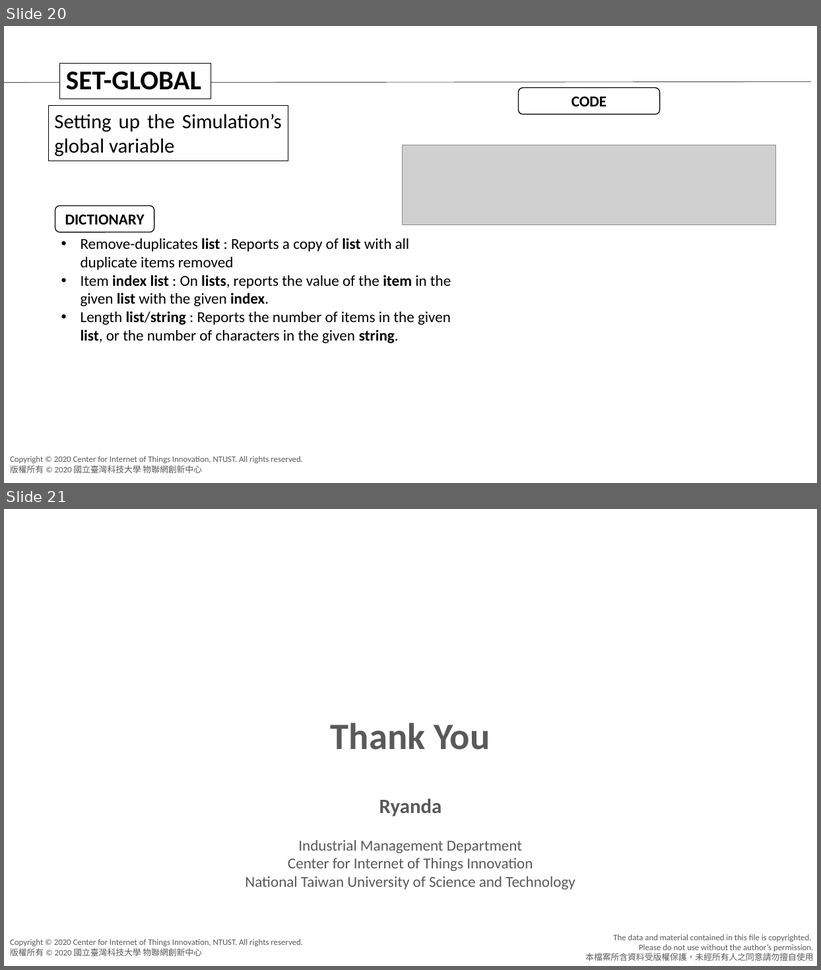
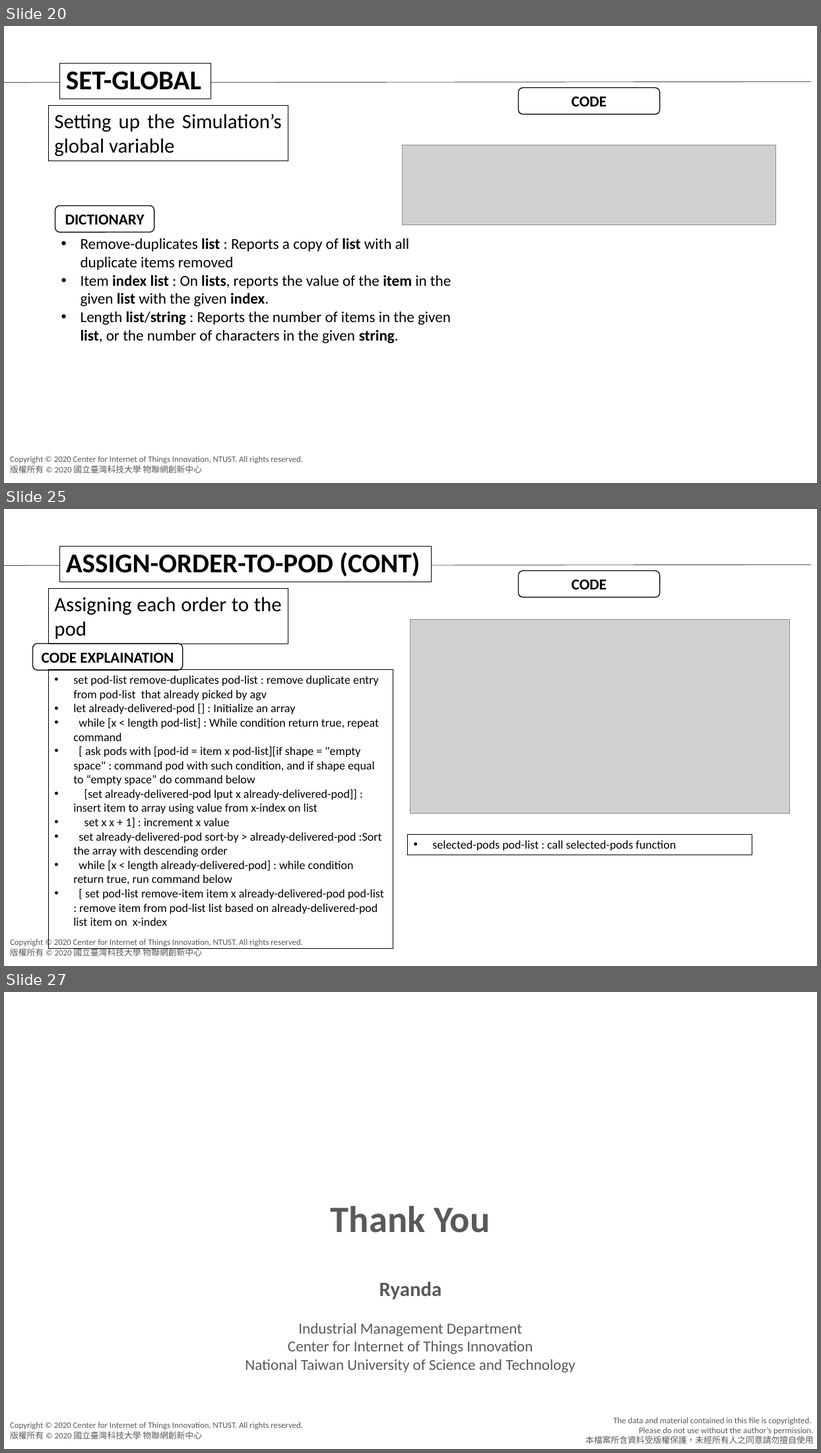
Before and after one commit to agnesyosephine/kiva, a slide deck: Tutorial/Code Learning-Ryanda.pptx. Shown one above the other, each under a label of ours: slides 20 and 21 before the commit, slides 20, 25 and 27 after it; the slides between them are not shown. The pictures are 821x970 and 821x1453 pixels, drawn with LibreOffice and Linux fonts; fonts in the diff are those of the drawing; grey boxes stand for pictures; background and template pictures are left out. Boxes give left, top, right and bottom in pixels: in the first picture for what was removed or moved away, otherwise in the second. Text is boxed around its words. In the diff, an @@ line names an element or a change of style, - is before the commit and + after.

Commit message:
update

```diff
--- a/Tutorial/Code Learning-Ryanda.pptx
+++ b/Tutorial/Code Learning-Ryanda.pptx
@@ slide 25 added at (4, 509, 817, 966), background #FFFFFF; not listed: 2 template elements that a slide beside it also shows @@
@@ rectangle added at (60, 546, 432, 582), fill #FFFFFF, outline #000000 0.75 pt, 32 pt, text #000000, bold @@
+ASSIGN-ORDER-TO-POD (CONT)
@@ line added from (4, 566) to (811, 565), #000000 0.5 pt @@
@@ rounded rectangle added at (519, 570, 660, 597), fill #FFFFFF, outline #000000 1 pt, 18 pt, text #000000, bold @@
+CODE
@@ rectangle added at (48, 589, 288, 644), outline #000000 0.75 pt, 24 pt, text #000000 @@
+Assigning each order to the pod
@@ picture added at (411, 619, 789, 814) @@
@@ rounded rectangle added at (32, 644, 183, 671), fill #FFFFFF, outline #000000 1 pt, 18 pt, text #000000, bold @@
+CODE EXPLAINATION
@@ rectangle added at (48, 669, 393, 949), outline #000000 0.75 pt, 14 pt, text #000000 @@
+• set pod-list remove-duplicates pod-list : remove duplicate entry from pod-list that already picked by agv
+• let already-delivered-pod [] : Initialize an array
+• while [x < length pod-list] : While condition return true, repeat command
+• [ ask pods with [pod-id = item x pod-list][if shape = "empty space" : command pod with such condition, and if shape equal to “empty space” do command below
+• [set already-delivered-pod lput x already-delivered-pod]] : insert item to array using value from x-index on list
+• set x x + 1] : increment x value
+• set already-delivered-pod sort-by > already-delivered-pod :Sort the array with descending order
+• while [x < length already-delivered-pod] : while condition return true, run command below
+• [ set pod-list remove-item item x already-delivered-pod pod-list : remove item from pod-list list based on already-delivered-pod list item on x-index
@@ rectangle added at (408, 835, 752, 855), outline #000000 0.75 pt, 14 pt, text #000000 @@
+• selected-pods pod-list : call selected-pods function
@@ what was slide 21 is now slide 27 @@
```
Also in this commit, not shown: 5 other slides added.
